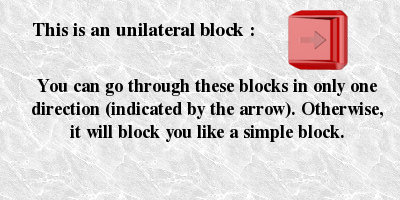
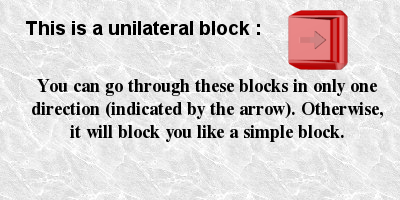
Comparing the layer stacks of the two (400, 200) images. Changes:
renamed "This is an unilateral block :" to "This is a unilateral block :", painted on it over [left=26, top=21, right=260, bottom=36]
